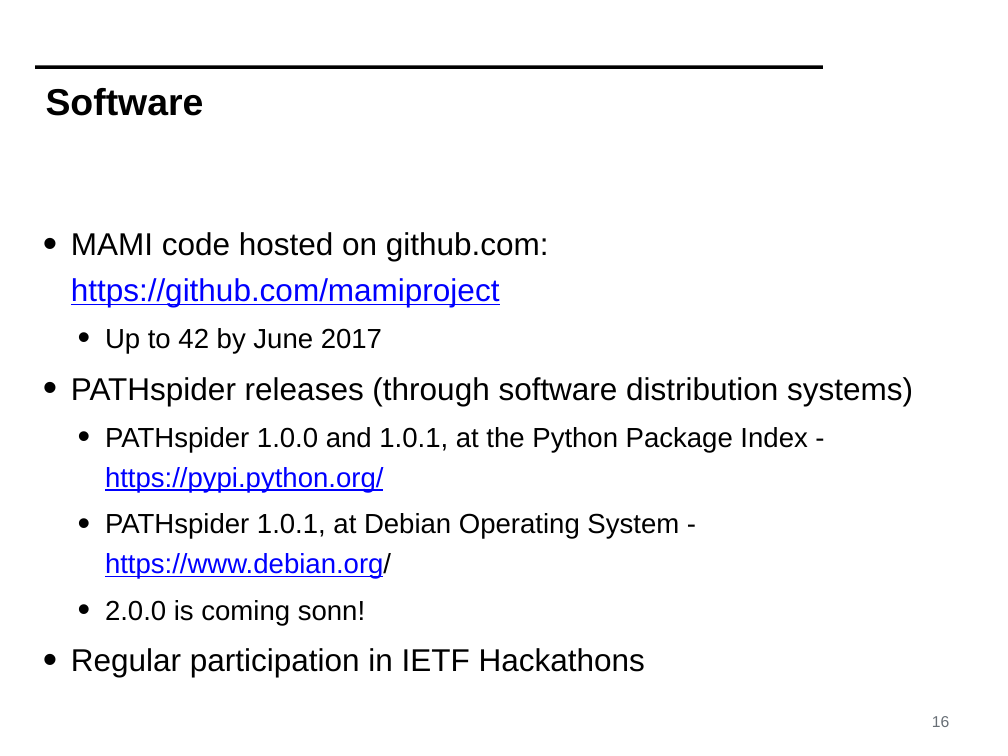
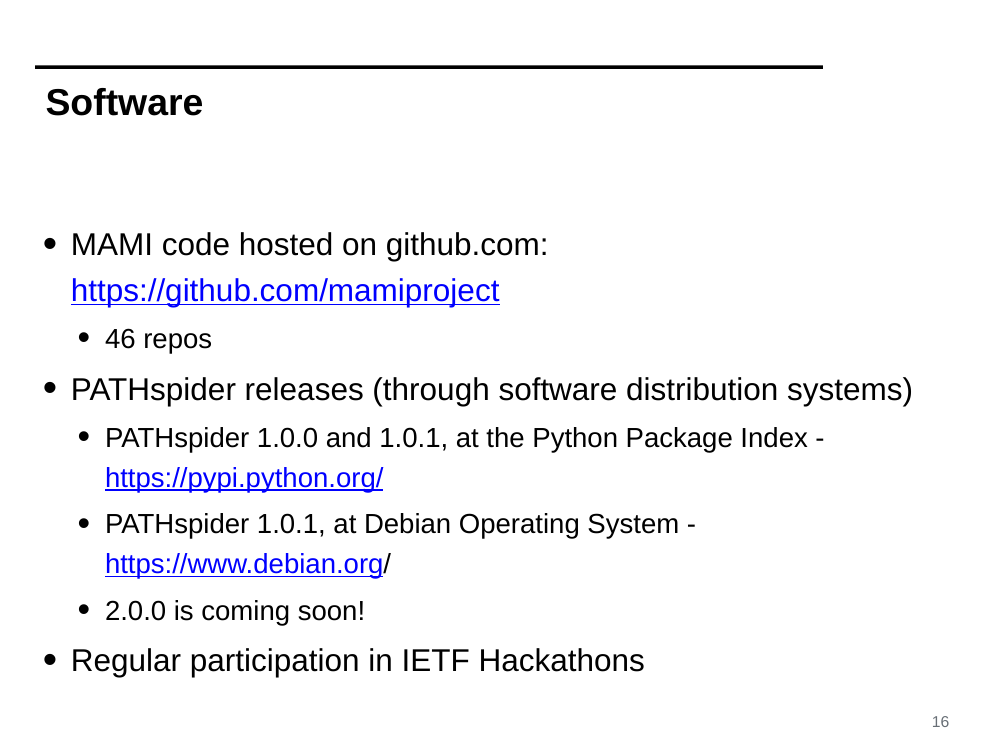
Before and after one commit to mami-project/roadshows, a slide deck: slide 16 of review2-zurich/WP4-ReviewM18.pptx. Drawn at 1008x756 pixels with LibreOffice and Linux fonts; fonts in the diff are those of the drawing; background and template pictures are left out. Boxes give left, top, right and bottom in pixels: in the first picture for what was removed or moved away, otherwise in the second. Text is boxed around its words. In the diff, an @@ line names an element or a change of style, - is before the commit and + after.

```diff
--- a/review2-zurich/WP4-ReviewM18.pptx
+++ b/review2-zurich/WP4-ReviewM18.pptx
@@ text at [105, 328, 212, 354]: text changed @@
-  • Up to 42 by June 2017
+  • 46 repos
@@ text at [105, 600, 365, 625]: text changed @@
-  • 2.0.0 is coming sonn!
+  • 2.0.0 is coming soon!
```
Also in this commit, not shown: 9 other slides changed.
